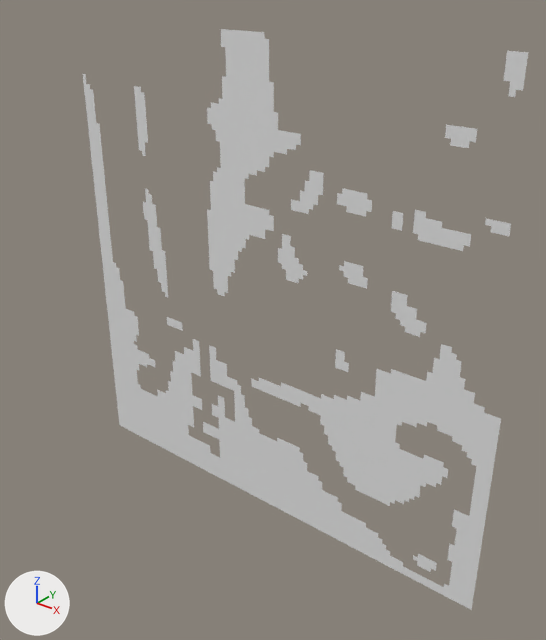
The OBJ model Assets/Tiled2Unity/Meshes/bonus_level.obj: old version first, new version second.
Both versions are drawn from a 50 mm camera at (11.7, -33.8, 3.9) aimed at (-16.3, 1.2, -17.8). The axes (+X, +Y, +Z) are drawn at lower left. The lights are the same throughout. Where no turn or scale is listed for an object, it has been applied to the vertices.

The first picture shows 'bonus_level'.
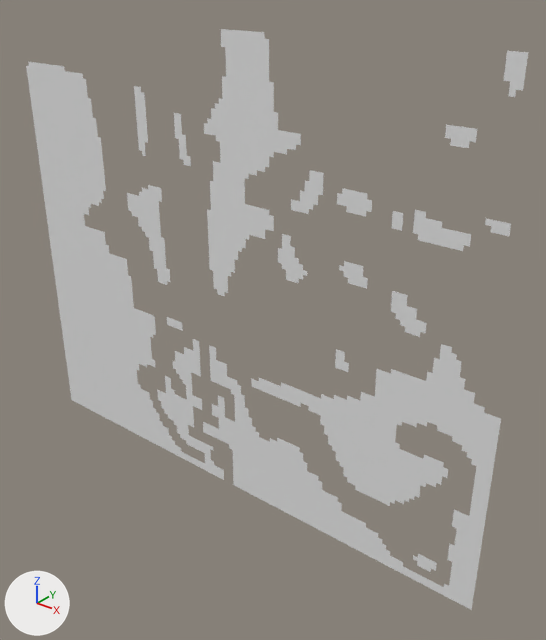
Commit message: Final level possible to complete

Where the change shows, as pixel boxes [x1, y1, x2, y2] in the pictures (546 x 640 px):
'bonus_level', reshaped (13% wider)
    before: [83, 29, 528, 610]
    after: [26, 29, 528, 610]
part 1 of me_bonus_level, added
    after: [174, 113, 191, 166]
part 2 of me_bonus_level, built on
    before: [83, 74, 270, 485]
    after: [26, 61, 234, 451]
part 3 of me_bonus_level, built on
    before: [207, 103, 215, 119]
    after: [204, 123, 221, 172]

Patch to the scene script:
```diff
--- a/Assets/Tiled2Unity/Meshes/bonus_level.obj.py
+++ b/Assets/Tiled2Unity/Meshes/bonus_level.obj.py
@@ me_bonus_level @@
 # used by ob_bonus_level; location = (0.0, 0.0, 0.0)
-me_bonus_level.from_pydata(...)  # 4370 vertices, 3675 faces; spans x -32.0..0.0, y 0.0, z -32.0..0.0
+me_bonus_level.from_pydata(...)  # 6232 vertices, 5440 faces; spans x -38.4..0.0, y 0.0, z -32.0..0.0
+# me_bonus_level part 1: a new loose piece of 37 vertices spanning x -23.4..-22.1, y 0.0, z -8.3..-5.1
+# me_bonus_level part 2: 16 vertices moved from x -32.0..-31.0, y 0.0, z -14.4..-13.1 to x -33.6..-32.3, y 0.0, z -16.0..-12.8; 152 vertices removed from x -32.0..-16.0, y 0.0, z -32.0..-3.5; 1971 vertices added at x -38.4..-19.2, y 0.0, z -32.0..-3.2
+# me_bonus_level part 3: 3 vertices removed from x -20.5..-20.2, y 0.0, z -4.8..-4.2; 9 vertices added at x -20.8..-19.8, y 0.0, z -8.0..-5.4
```
